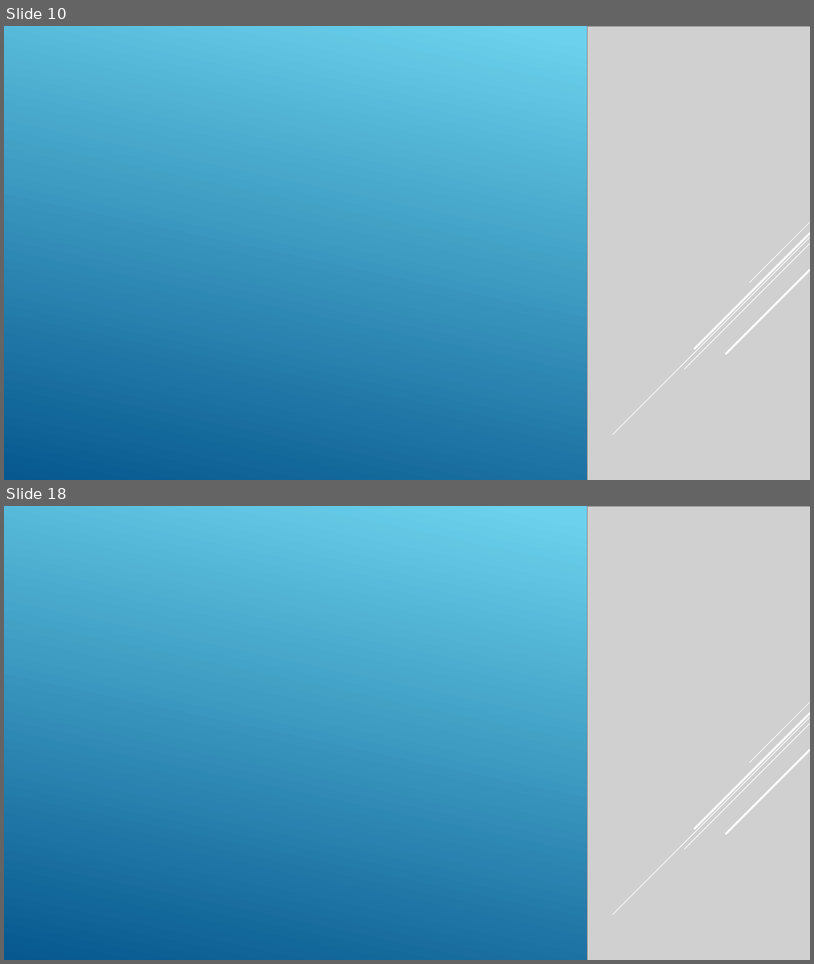
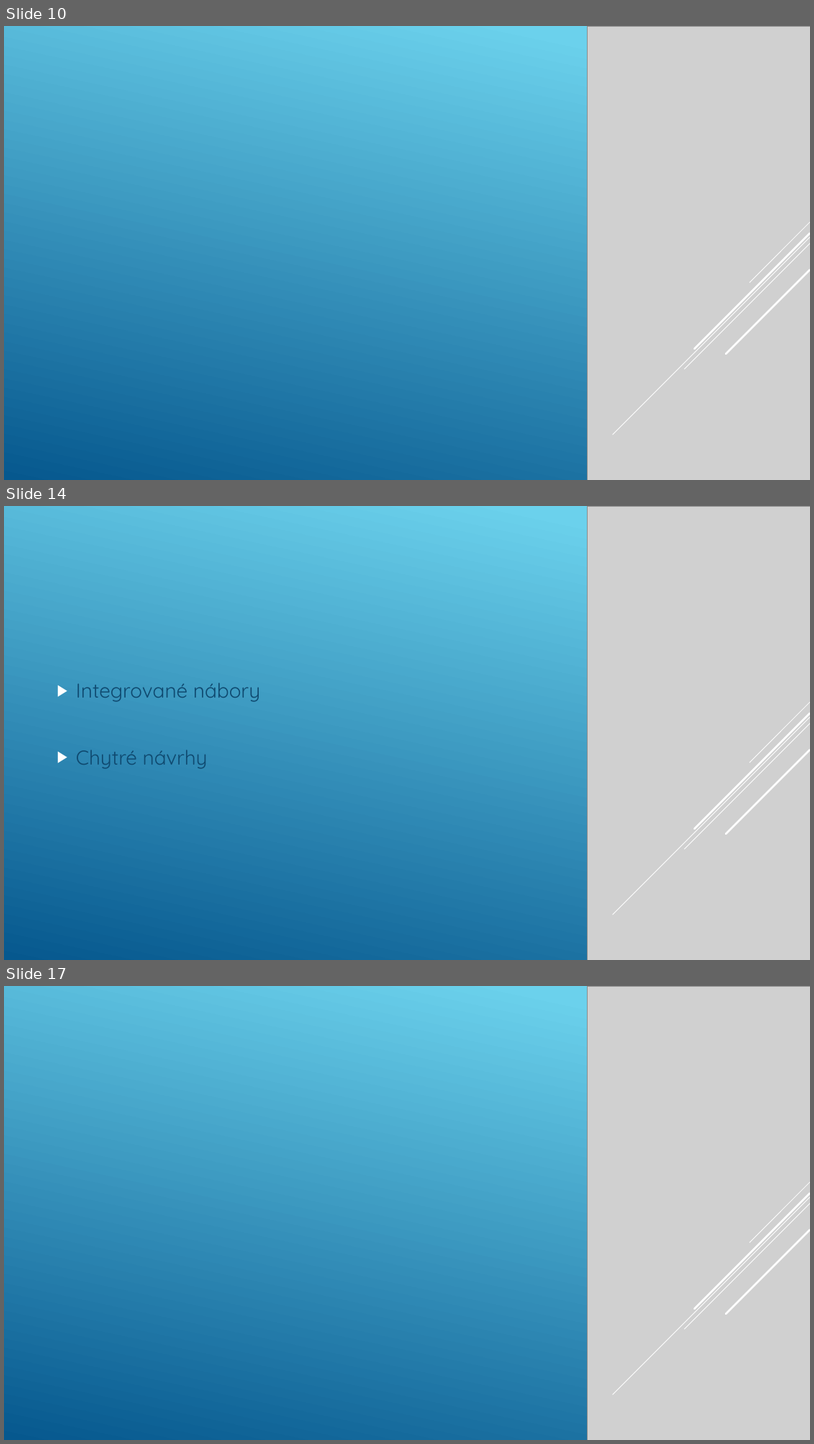
Before and after one commit to Jelenos69/I11-prezentace-Jel-nek, a slide deck: Jelinek.pptx. Shown one above the other, each under a label of ours: slides 10 and 18 before the commit, slides 10, 14 and 17 after it; the slides between them are not shown. The pictures are 814x964 and 814x1444 pixels, drawn with LibreOffice and Linux fonts; fonts in the diff are those of the drawing; grey boxes stand for pictures. Boxes give left, top, right and bottom in pixels: in the first picture for what was removed or moved away, otherwise in the second. Text is boxed around its words. In the diff, an @@ line names an element or a change of style, - is before the commit and + after.

```diff
--- a/Jelinek.pptx
+++ b/Jelinek.pptx
@@ slide 14 added at [4,506,810,960], background gradient #6ED2EB to #06588E @@
@@ picture added at [588,506,810,960] @@
@@ text added at [76,682,260,768], 24 pt, text #0F496F @@
+▶ Integrované nábory
+▶ Chytré návrhy
@@ group added at [613,702,810,914]: 5 lines @@
@@ what was slide 18 is now slide 17 @@
```
Also in this commit, not shown: 1 slide changed, 8 other slides added, 11 slides removed.
